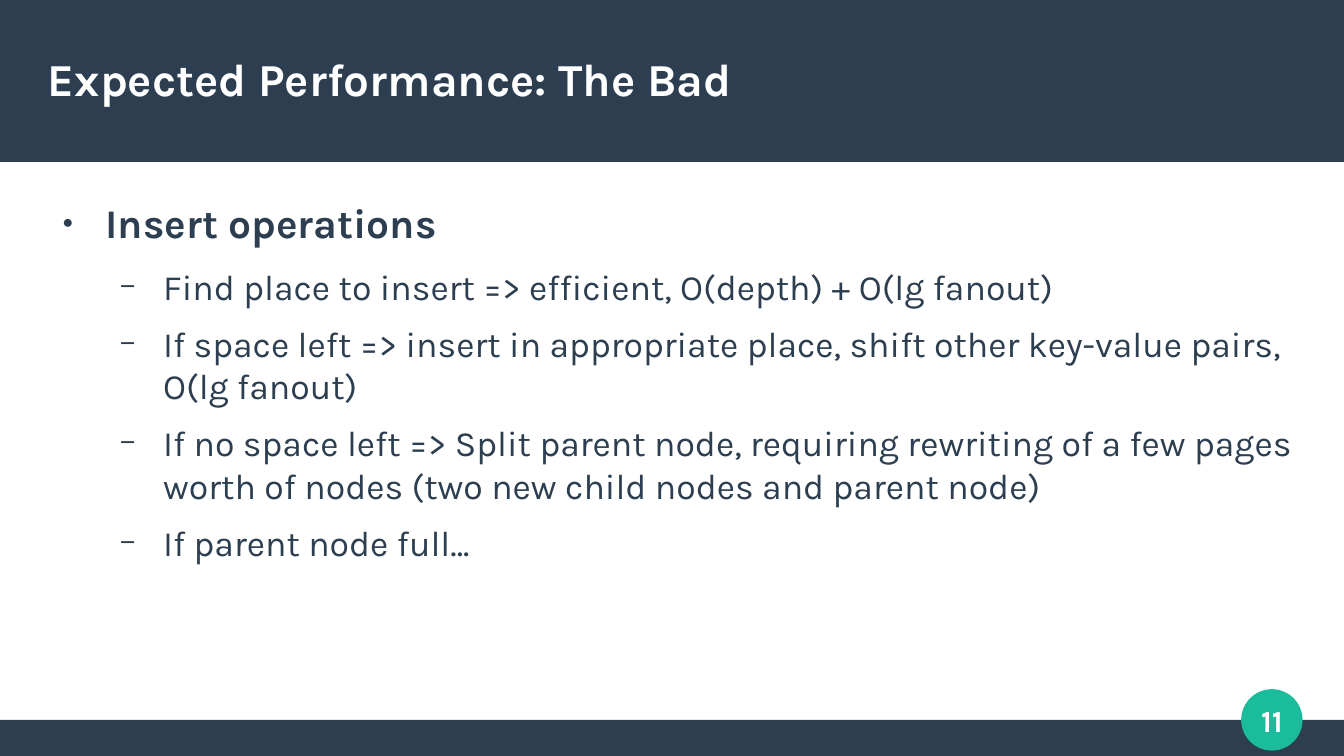
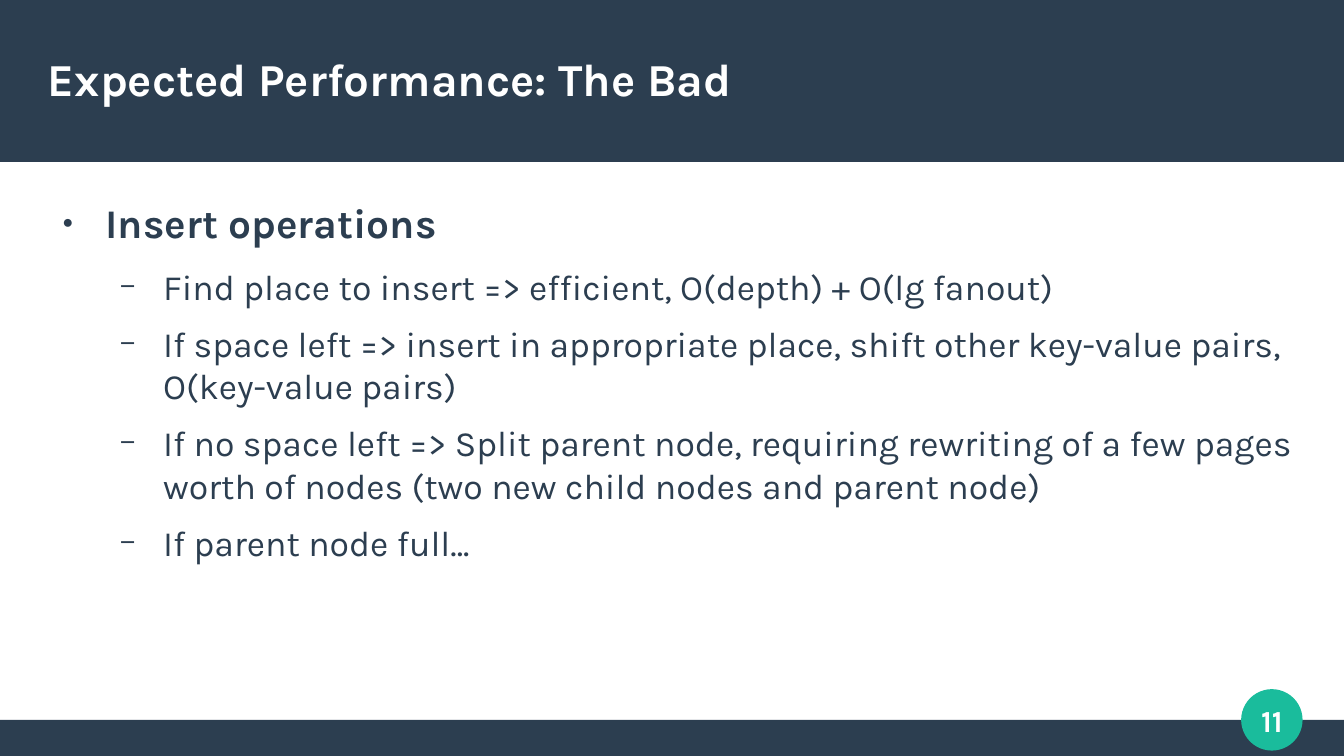
Before and after one commit to tobiasfamos/KVStore, a slide deck: slide 11 of presentation/presentation.odp. Drawn at 1344x756 pixels with LibreOffice and Linux fonts; fonts in the diff are those of the drawing. Boxes give left, top, right and bottom in pixels: in the first picture for what was removed or moved away, otherwise in the second. Text is boxed around its words. In the diff, an @@ line names an element or a change of style, - is before the commit and + after.

```diff
--- a/presentation/presentation.odp
+++ b/presentation/presentation.odp
@@ text at [163,332,1281,408]: text changed @@
-  − If space left => insert in appropriate place, shift other key-value pairs, O(lg fanout)
+  − If space left => insert in appropriate place, shift other key-value pairs, O(key-value pairs)
```
Also in this commit, not shown: 4 other slides changed.
